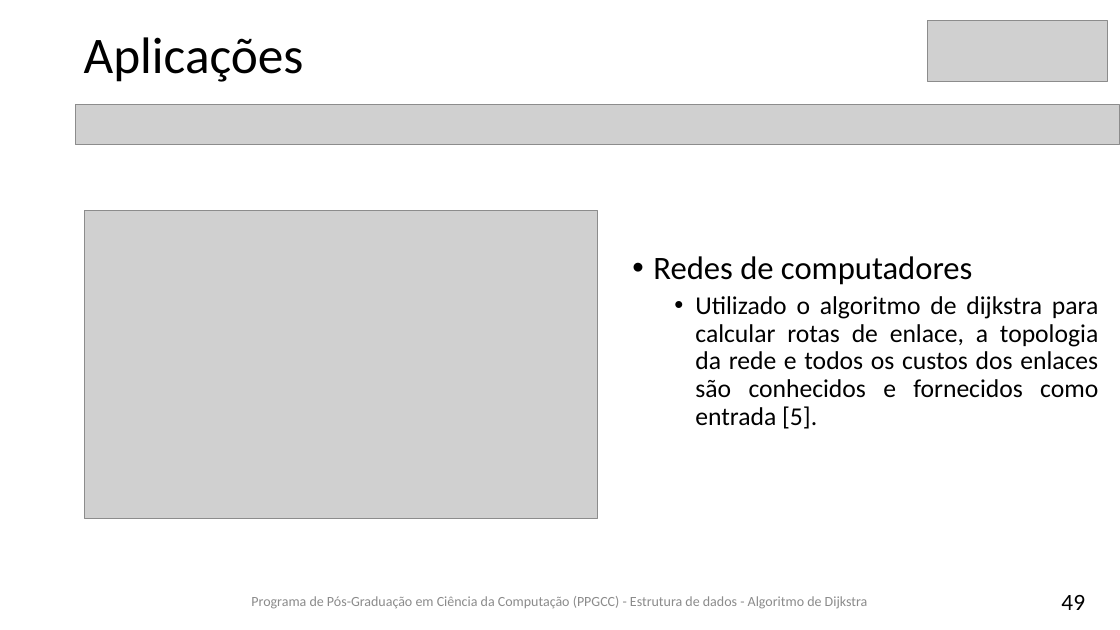
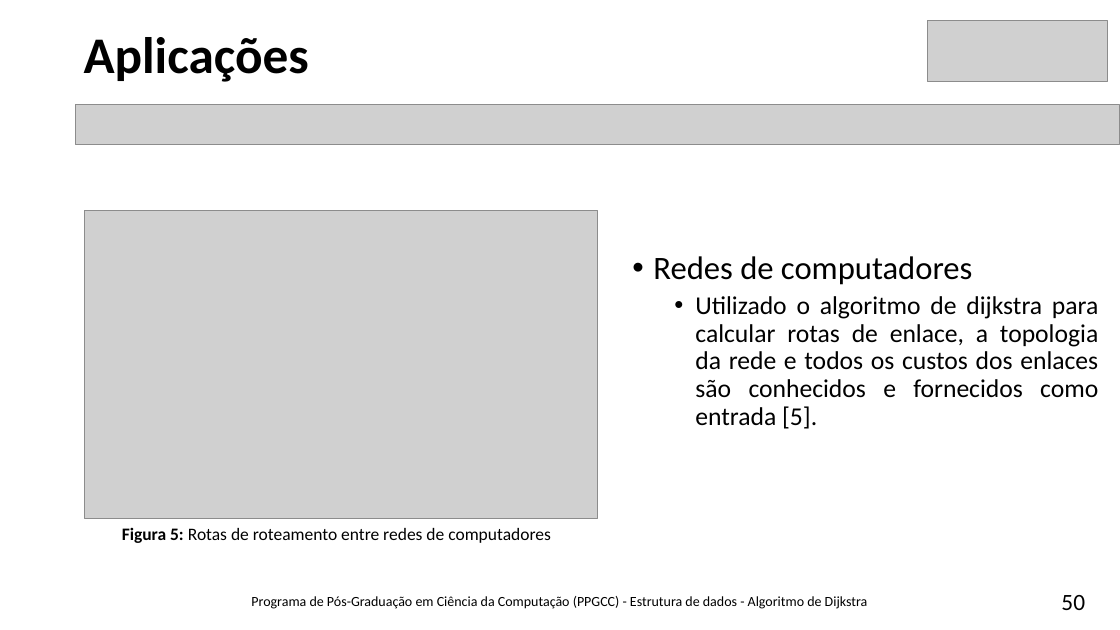
Before and after one commit to brunoslima/Dijkstra-Algorithm, a slide deck: slide 50 of Theory/Algoritmo-Dijkstra-BrunoLima.pptx (slide 49 before the commit). Drawn at 1120x630 pixels with LibreOffice and Linux fonts; fonts in the diff are those of the drawing; grey boxes stand for pictures. Boxes give left, top, right and bottom in pixels: in the first picture for what was removed or moved away, otherwise in the second. Text is boxed around its words. In the diff, an @@ line names an element or a change of style, - is before the commit and + after.

```diff
--- a/Theory/Algoritmo-Dijkstra-BrunoLima.pptx
+++ b/Theory/Algoritmo-Dijkstra-BrunoLima.pptx
@@ title "Aplicações" at [84,37,309,82]: bold on @@
@@ text added at [122,527,551,543], 15 pt, text #000000 @@
+Figura 5: Rotas de roteamento entre redes de computadores
@@ text "Programa de Pós-Graduação em Ciência ..." at [251,596,868,609]: text colour #8C8C8C to #000000 @@
@@ page number at [1061,595,1085,610]: text changed @@
-49
+50
```
Also in this commit, not shown: 52 other slides changed, 1 slide added.
